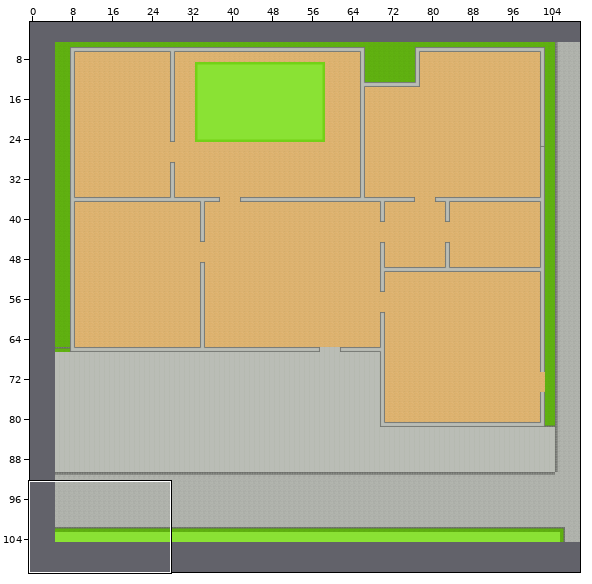
Two versions of a level (Tiled map, data/Level2.tmx). The picture above shows the old version from afar; the outline marks the close-up.
Close-up. The starting point:
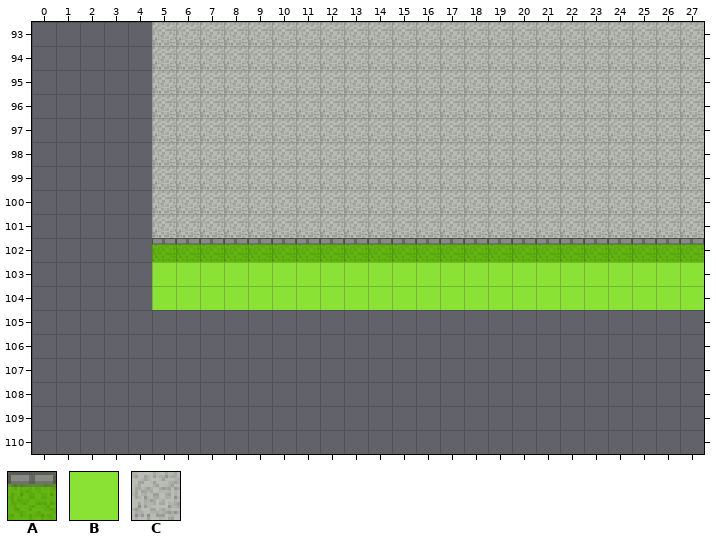
Cells are 16x16 px. Shown: x 0..27, y 93..110. The commit also changed other parts of the map, which this record leaves out. The old version is drawn lined up with the new one.
Key: from "tileset_millions_1": A 17, B 91, C 93.
_ is an empty cell.
Layers that did not change in this view are not listed.
Layer "ground" before, first column x 0:
 93 _____CCCCCCCCCCCCCCCCCCCCCCC
 94 _____CCCCCCCCCCCCCCCCCCCCCCC
 95 _____CCCCCCCCCCCCCCCCCCCCCCC
 96 _____CCCCCCCCCCCCCCCCCCCCCCC
 97 _____CCCCCCCCCCCCCCCCCCCCCCC
 98 _____CCCCCCCCCCCCCCCCCCCCCCC
 99 _____CCCCCCCCCCCCCCCCCCCCCCC
100 _____CCCCCCCCCCCCCCCCCCCCCCC
101 _____CCCCCCCCCCCCCCCCCCCCCCC
102 _____AAAAAAAAAAAAAAAAAAAAAAA
103 _____BBBBBBBBBBBBBBBBBBBBBBB
104 _____BBBBBBBBBBBBBBBBBBBBBBB
105 ____________________________
106 ____________________________
107 ____________________________
108 ____________________________
109 ____________________________
110 ____________________________
Once edited:
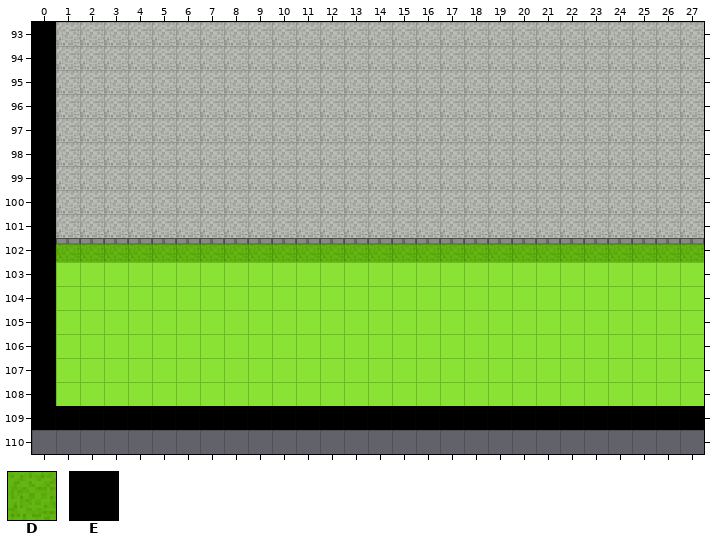
Further tiles: from "tileset_millions_1": D 16, E 114.
Tiles of an added or newly shown layer are drawn over the layers below it.
The author wrote: added 'the impassible void' to Level2
Diff:
map size 120x100 -> 130x110 cells (old content now starts at 5,5; both pictures use the new coordinates)
Layer "ground":
Tile A is added in row 102 at x 1 to 4.
Tile B is added in rows 103 to 104 at x 1 to 4; in rows 105 to 108 at x 1 to 27.
Tile C is added in rows 93 to 101 at x 1 to 4.
Tile D is added in rows 93 to 108 at x 0; in row 109 at x 0 to 27.
Layer "void" (added):
Tile E is added in rows 93 to 108 at x 0; in row 109 at x 0 to 27.
Pixel boxes of the changes (left, top, right, bottom) in both close-ups:
added: (32, 22, 704, 430)
